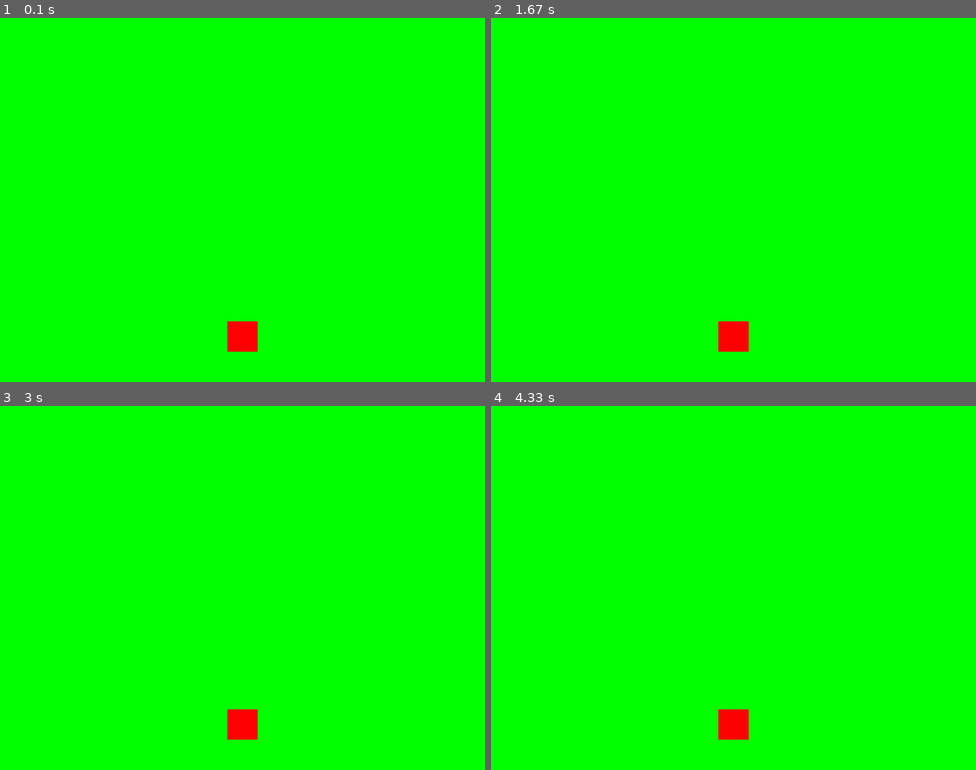
Above: before the commit, frames 1-4 (two rows, left to right).
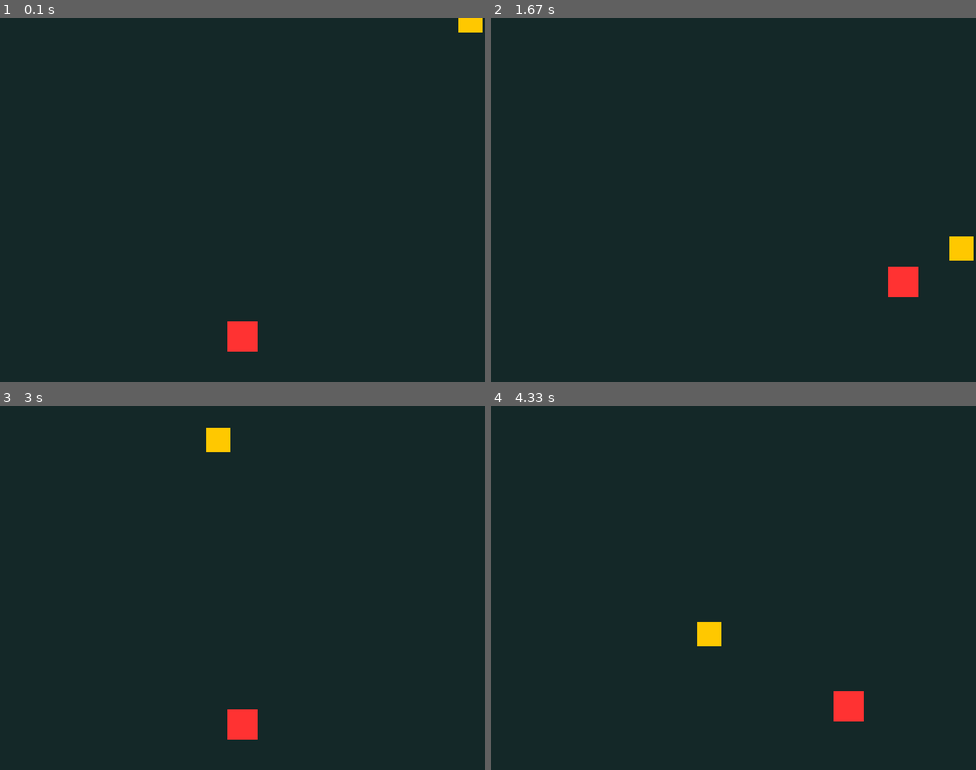
Above: after the commit, the same moments.

Repository: pepaskopec-blip/My-first-PyGame
Game: pygame game, started from main.py
Two runs of this game, one before a commit and one after it. Both use one fixed random seed, a clock stepped at 60 frames per second and the inputs below.
Inputs:
- Up to frame 1 (0.1 s): no input
- Up to frame 2 (1.67 s): hold Right 0.33-0.8 s; hold Up 0.83-1.13 s; hold Right 1.17-1.63 s
- Up to frame 3 (3 s): hold Left 1.67-2.2 s; hold Down 2.23-2.53 s; hold Left 2.57-2.97 s
- Up to frame 4 (4.33 s): hold Up 3-3.37 s; hold Right 3.4-4.03 s; hold Down from 4.07 s (still down)

The runs differ from the first frame. In frame 1, 100% of the frame differs, in the area x 0-100%, y 0-100%; in frame 2, 100%; in frame 3, 100%; in frame 4, 100%.

Commit message:
Initial commit

Diff:
--- a/main.py
+++ b/main.py
@@ -1,23 +1,63 @@
+import random
 import sys
-
 import pygame
 
 pygame.init()
 
-screen = pygame.display.set_mode((800, 600))
-pygame.display.set_caption("PyGame")
+WIDTH, HEIGHT = 800, 600
+screen = pygame.display.set_mode((WIDTH, HEIGHT))
+pygame.display.set_caption("My first PyGame")
 
 clock = pygame.time.Clock()
+
+player_x = 375
+player_y = 500
+player_size = 50
+player_speed = 5
+
+meteor_size = 40
+meteor_x = random.randint(0, WIDTH - meteor_size)
+meteor_y = -meteor_size
+meteor_speed = 4
 
 running = True
 while running:
     for event in pygame.event.get():
         if event.type == pygame.QUIT:
             running = False
-            pygame.quit()
-            sys.exit()
 
-    screen.fill((0,255,0))
-    pygame.draw.rect(screen, (255, 0, 0), (375, 500, 50, 50))
+    keys = pygame.key.get_pressed()
+
+    if keys[pygame.K_LEFT] and player_x > 0:
+        player_x -= player_speed
+    if keys[pygame.K_RIGHT] and player_x < WIDTH - player_size:
+        player_x += player_speed
+
+    if keys[pygame.K_UP] and player_y > 0:
+        player_y -= player_speed
+    if keys[pygame.K_DOWN] and player_y < HEIGHT - player_size:
+        player_y += player_speed
+
+    meteor_y += meteor_speed
+
+    if meteor_y > HEIGHT:
+        meteor_y = -meteor_size
+        meteor_x = random.randint(
+            0, WIDTH - meteor_size
+        )
+
+    screen.fill((20,40,40))
+
+    pygame.draw.rect(
+        screen, (255, 50, 50), (player_x, player_y, player_size, player_size)
+    )
+
+    pygame.draw.rect(
+        screen, (255, 200, 0), (meteor_x, meteor_y, meteor_size, meteor_size)
+    )
+
     pygame.display.flip()
     clock.tick(60)
+
+pygame.quit()
+sys.exit()
